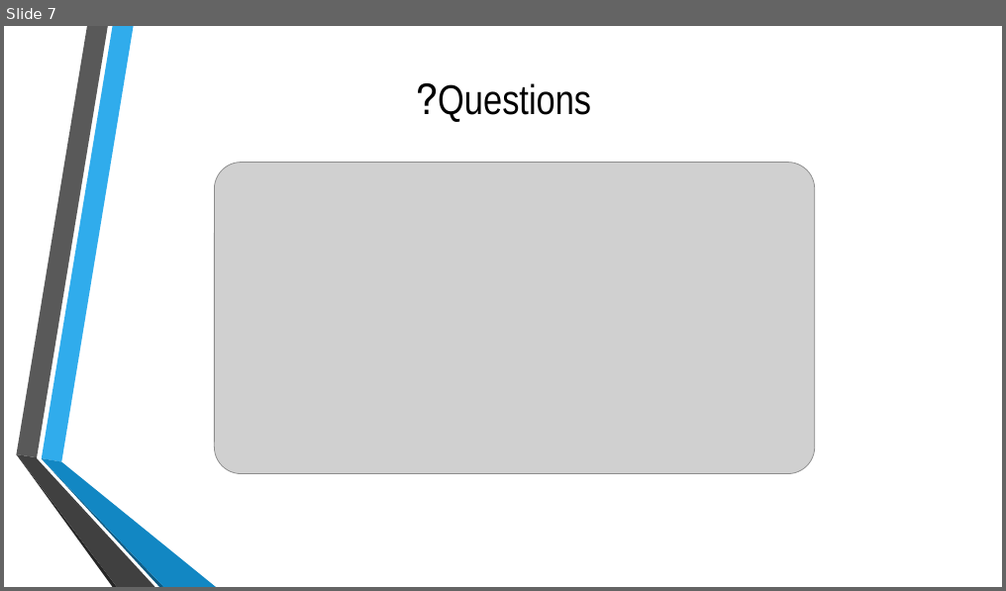
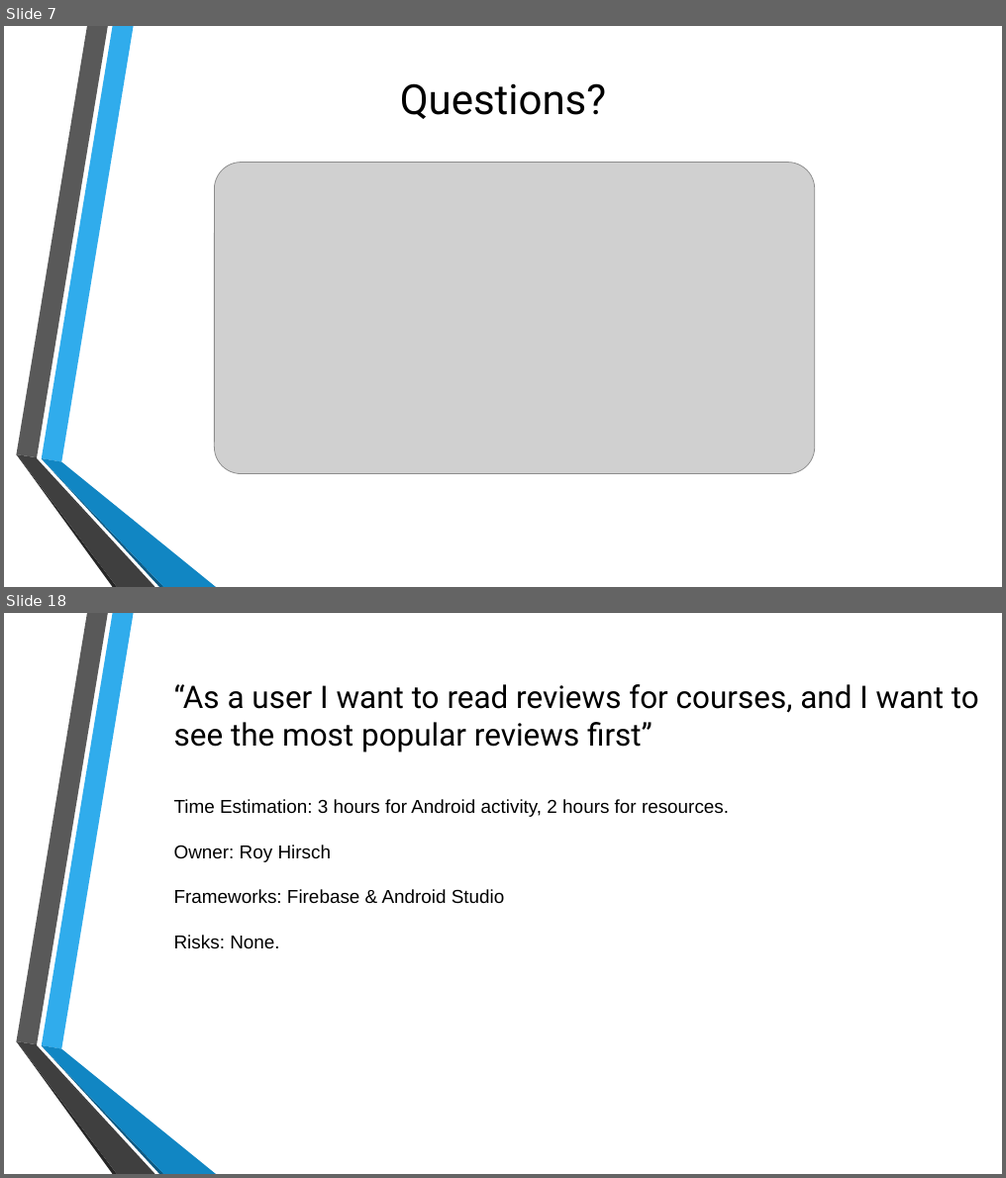
Before and after one commit to royhirsch1/BackPackBuddy, a slide deck: Course freak.pptx. Shown one above the other, each under a label of ours: slide 7 before the commit, slides 7 and 18 after it; the slides between them are not shown. The pictures are 1006x591 and 1006x1178 pixels, drawn with LibreOffice and Linux fonts; fonts in the diff are those of the drawing; grey boxes stand for pictures; background and template pictures are left out. Boxes give left, top, right and bottom in pixels: in the first picture for what was removed or moved away, otherwise in the second. Text is boxed around its words. In the diff, an @@ line names an element or a change of style, - is before the commit and + after.

```diff
--- a/Course freak.pptx
+++ b/Course freak.pptx
@@ slide 18 added at [4, 613, 1002, 1174], background picture (left out); not listed: 6 template elements that a slide beside it also shows @@
@@ text added at [174, 684, 979, 753], 30 pt, text #000000 @@
+“As a user I want to read reviews for courses, and I want to see the most popular reviews first”
@@ text added at [174, 799, 729, 949], 18 pt, text #000000 @@
+Time Estimation: 3 hours for Android activity, 2 hours for resources.
+Owner: Roy Hirsch
+Frameworks: Firebase & Android Studio
+Risks: None.
@@ slide 7 changed as well @@
@@ text "Questions?" at [400, 83, 606, 119]: font Arial Narrow to Roboto @@
```
Also in this commit, not shown: 6 other slides changed, 22 other slides added.
